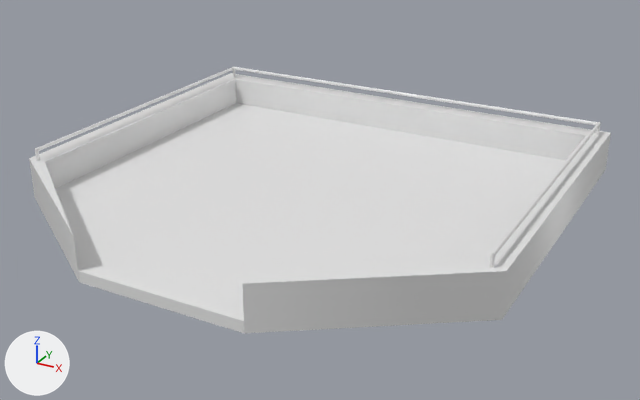
Renders of the FBX model Couch Game/Assets/Model/TerrainFlipper/flipper.fbx from each side of a commit.
One viewpoint serves both versions: a 50 mm lens placed at (76.3, -130.7, 67.4), pointed at (3.4, 1.9, 1.2). Every picture has the same lights, and +X, +Y and +Z are marked at lower left. Where no turn or scale is listed for an object, it has been applied to the vertices.
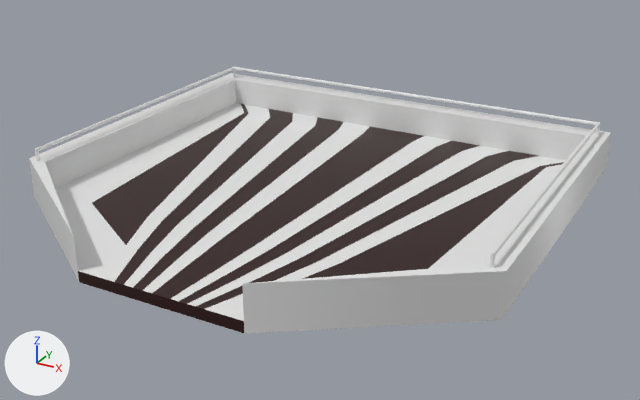
Changed parts and their boxes [x1, y1, x2, y2] in the pictures (640 x 400 px):
'Box001', recoloured: [78, 103, 565, 333] in both
part 1 of me_mesh_001, recoloured (white to black): [105, 279, 212, 312] in both
part 2 of me_mesh_001, recoloured: [92, 104, 564, 311] in both
part 3 of me_mesh_001, recoloured (white to black): [78, 271, 142, 302] in both
part 4 of me_mesh_001, recoloured (white to black): [177, 312, 244, 333] in both

What changed in the scene script:
```text
Change mat_material_001:
    mat_material_001.base_color: (0.8, 0.8, 0.8) -> (0.022, 0.00171, 0.000603)  # white #e7e7e7 -> black #290602
Change me_mesh_001:
    where me_mesh_001.from_pydata(...)  # 161 vertices, 160 faces; spans x -42.0..42.0, y -42.0..42.0, z 0.0..2.0
    used by ob_box001; location = (0.0, 0.0, 0.0)
    me_mesh_001 part 1: 6 of the faces centred in x -5.5..6.1, y -42.0, z 1.0 switch from mat_material_002 (white #e7e7e7) to mat_material_001 (black #290602)
    me_mesh_001 part 2: all 36 faces that had it switch from mat_material_003 (white #e7e7e7) to mat_material_001 (black #290602)
    me_mesh_001 part 3: the 1 face centred in x -10.8, y -42.0, z 1.0 switches from mat_material_004 (white #e7e7e7) to mat_material_001 (black #290602)
    me_mesh_001 part 4: the 1 face centred in x 11.0, y -42.0, z 1.0 switches from mat_material_004 (white #e7e7e7) to mat_material_001 (black #290602)
```
